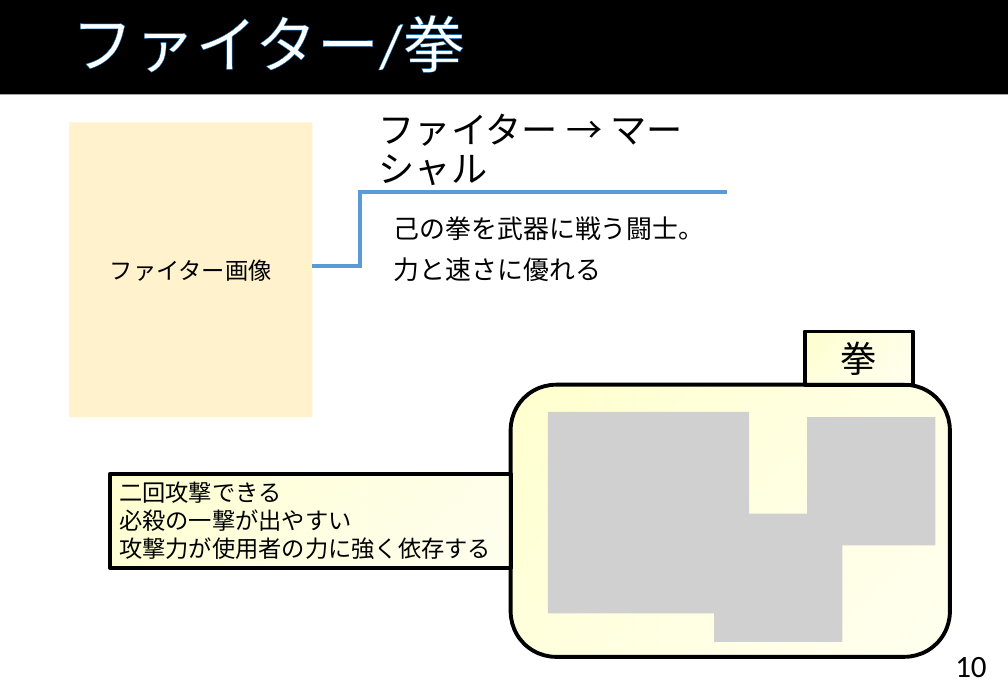
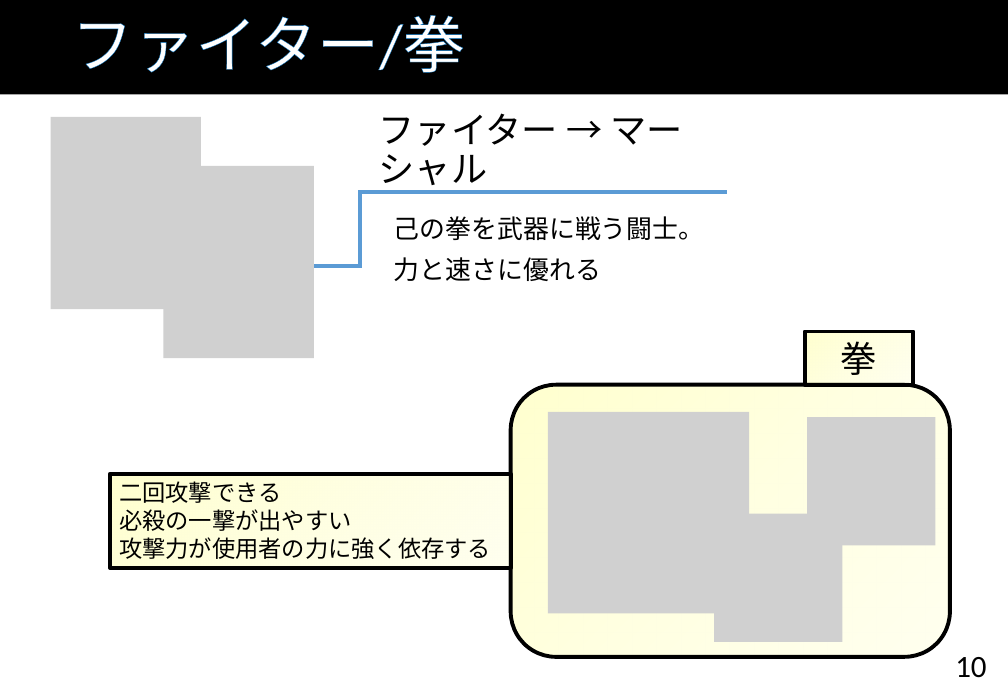
Before and after one commit to TaigaMizunuma/FreewheelExciter, a slide deck: slide 10 of Godlibrary/powerpoint/FE_proposal_ver0.5.pptx. Drawn at 1008x698 pixels with LibreOffice and Linux fonts; fonts in the diff are those of the drawing; grey boxes stand for pictures; background and template pictures are left out. Boxes give left, top, right and bottom in pixels: in the first picture for what was removed or moved away, otherwise in the second. Text is boxed around its words. In the diff, an @@ line names an element or a change of style, - is before the commit and + after.

```diff
--- a/Godlibrary/powerpoint/FE_proposal_ver0.5.pptx
+++ b/Godlibrary/powerpoint/FE_proposal_ver0.5.pptx
@@ picture added at [50,117,201,310] @@
@@ rectangle removed at [69,122,312,417] @@
-ファイター画像
@@ picture added at [164,166,315,358] @@
```
Also in this commit, not shown: 14 other slides changed, 1 slide added, 5 other files.
